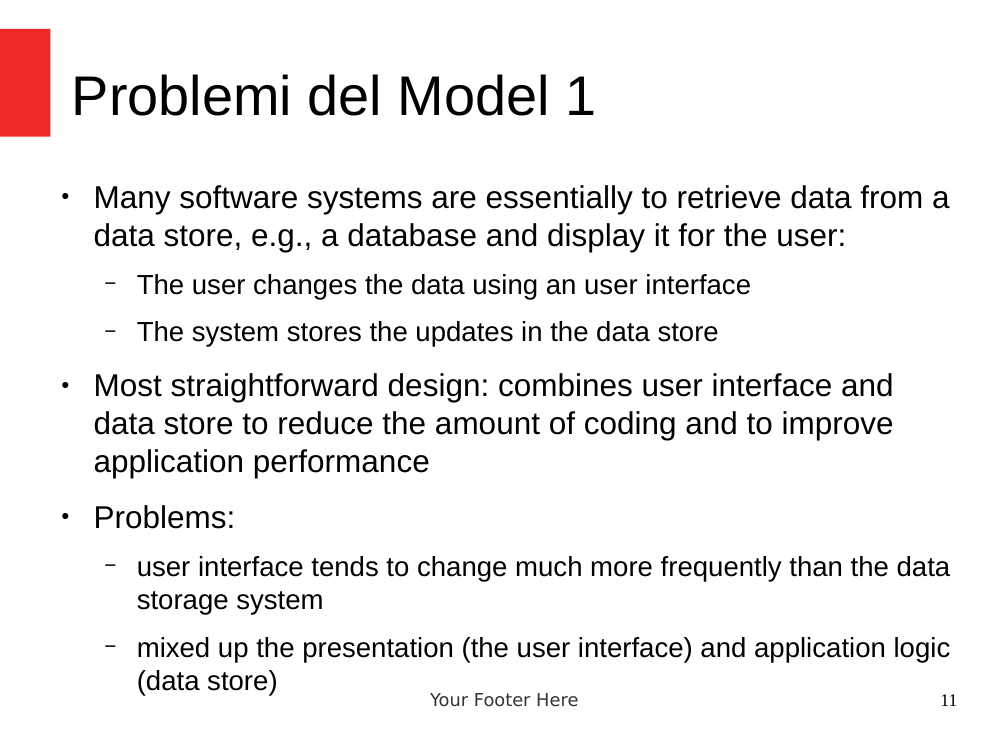
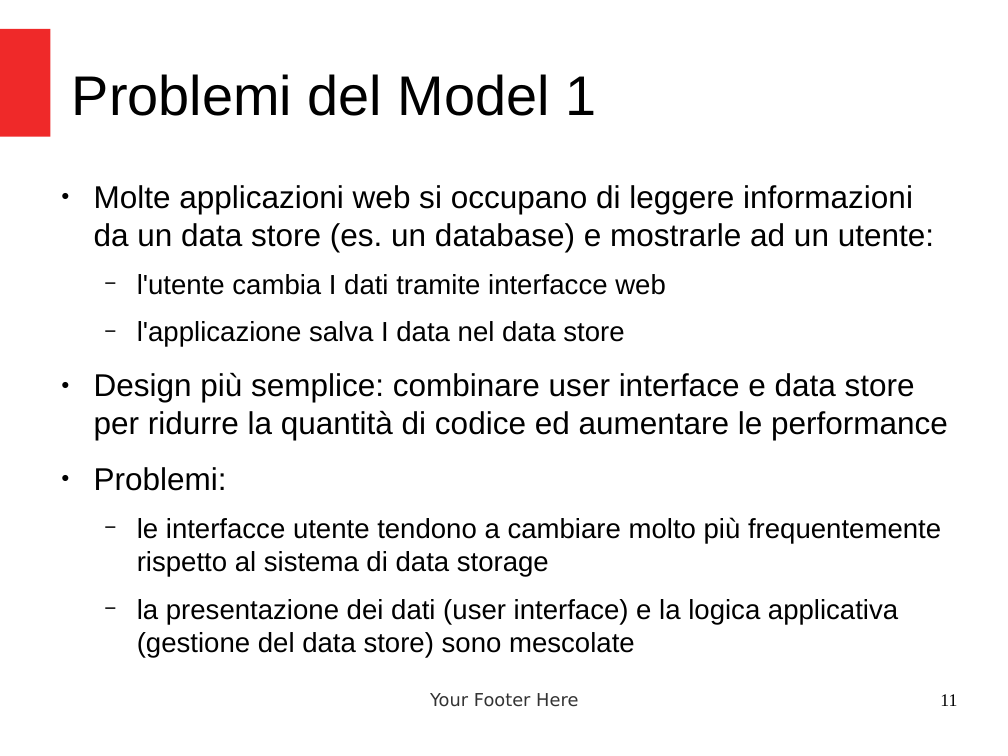
Before and after one commit to criluc/servlet-jsp-tutorial, a slide deck: slide 11 of Introduzione a JSP e Java MVC.odp. Drawn at 1008x756 pixels with LibreOffice and Linux fonts; fonts in the diff are those of the drawing. Boxes give left, top, right and bottom in pixels: in the first picture for what was removed or moved away, otherwise in the second. Text is boxed around its words. In the diff, an @@ line names an element or a change of style, - is before the commit and + after.

```diff
--- a/Introduzione a JSP e Java MVC.odp
+++ b/Introduzione a JSP e Java MVC.odp
@@ text at (x1=94, y1=185, x2=948, y2=624): text changed; size 24.8 to 21.7 pt @@
-● Many software systems are essentially to retrieve data from a data store, e.g., a database and display it for the user:
-  − The user changes the data using an user interface
-  − The system stores the updates in the data store
-● Most straightforward design: combines user interface and data store to reduce the amount of coding and to improve application performance
-● Problems:
-  − user interface tends to change much more frequently than the data storage system
-  − mixed up the presentation (the user interface) and application logic (data store)
+● Molte applicazioni web si occupano di leggere informazioni da un data store (es. un database) e mostrarle ad un utente:
+  − l'utente cambia I dati tramite interfacce web
+  − l'applicazione salva I data nel data store
+● Design più semplice: combinare user interface e data store per ridurre la quantità di codice ed aumentare le performance
+● Problemi:
+  − le interfacce utente tendono a cambiare molto più frequentemente rispetto al sistema di data storage
+  − la presentazione dei dati (user interface) e la logica applicativa (gestione del data store) sono mescolate
```
Also in this commit, not shown: 5 other slides changed.
